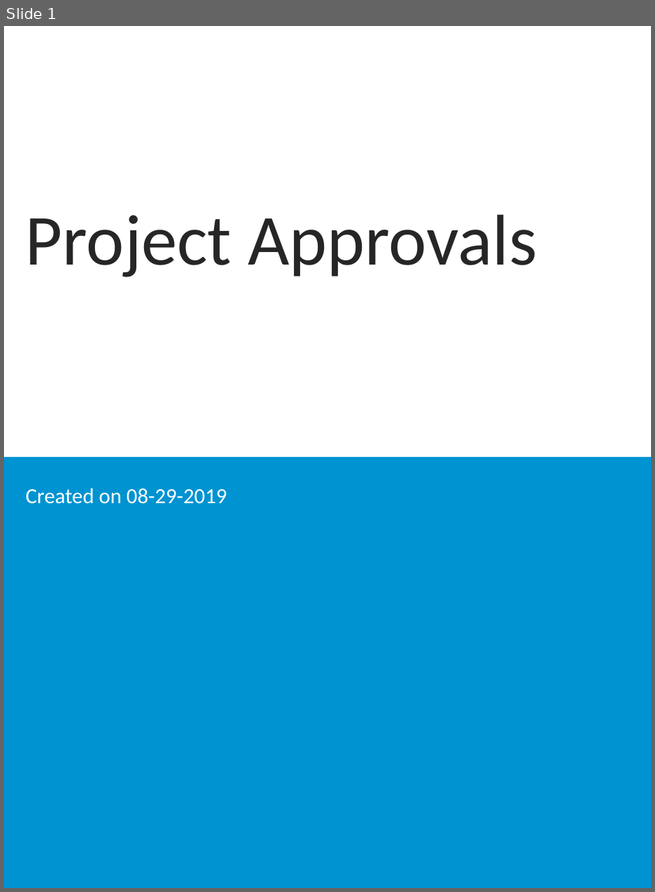
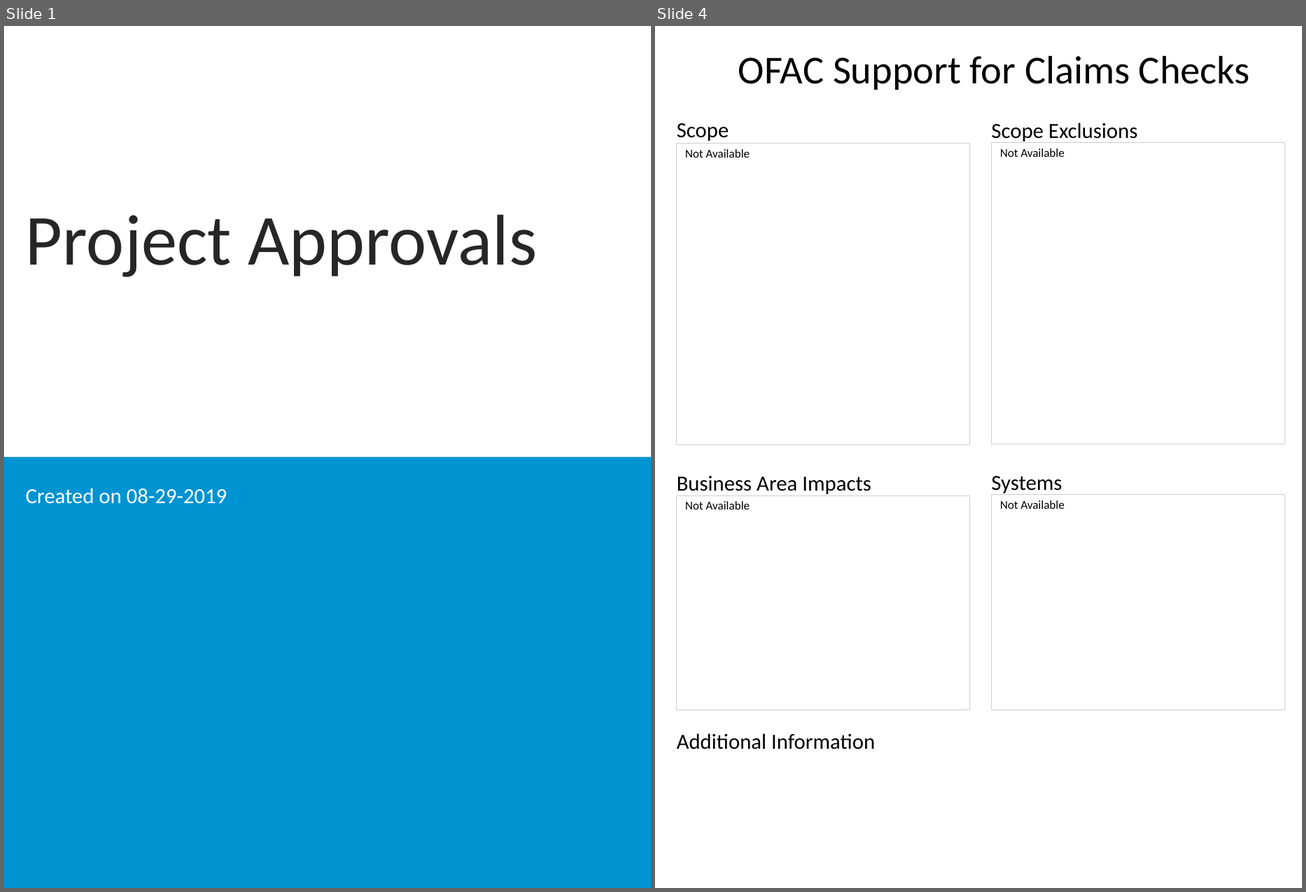
Before and after one commit to spikewood/Project-Report-Generator, a slide deck: ppt_output.pptx. Shown side by side, each under a label of ours: slide 1 before the commit, slides 1 and 4 after it; the slides between them are not shown. The pictures are 655x892 and 1306x892 pixels, drawn with LibreOffice and Linux fonts; fonts in the diff are those of the drawing; background and template pictures are left out. Boxes give left, top, right and bottom in pixels: in the first picture for what was removed or moved away, otherwise in the second. Text is boxed around its words. In the diff, an @@ line names an element or a change of style, - is before the commit and + after.

```diff
--- a/ppt_output.pptx
+++ b/ppt_output.pptx
@@ slide 4 added at [655,26,1302,888], background #FFFFFF @@
@@ title added at [738,55,1250,90], 33 pt, text #000000 @@
+OFAC Support for Claims Checks
@@ text added at [677,123,729,141], 18 pt, text #000000 @@
+Scope
@@ text added at [991,123,1137,144], 18 pt, text #000000 @@
+Scope Exclusions
@@ text added at [677,144,970,445], outline #D0CECE 0.75 pt, 10 pt, text #000000 @@
+Not Available
@@ text added at [991,142,1284,445], outline #D0CECE 0.75 pt, 10 pt, text #000000 @@
+Not Available
@@ text added at [677,476,871,496], 18 pt, text #000000 @@
+Business Area Impacts
@@ text added at [991,476,1062,496], 18 pt, text #000000 @@
+Systems
@@ text added at [677,496,970,711], outline #D0CECE 0.75 pt, 10 pt, text #000000 @@
+Not Available
@@ text added at [991,495,1284,711], outline #D0CECE 0.75 pt, 10 pt, text #000000 @@
+Not Available
@@ text added at [677,734,875,750], 18 pt, text #000000 @@
+Additional Information
```
Also in this commit, not shown: 2 slides changed, 15 other slides added, 26 slides removed, 4 other files.
